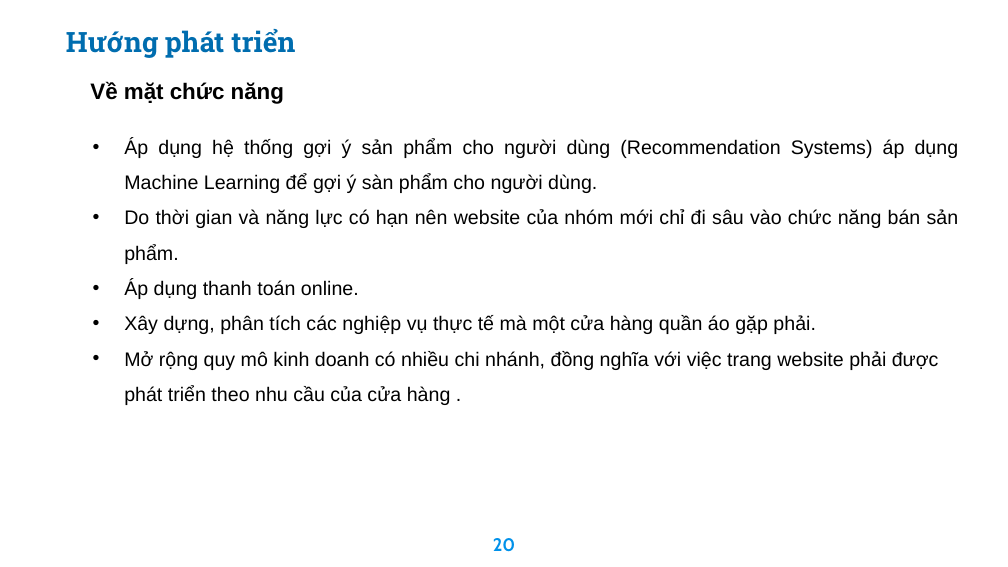
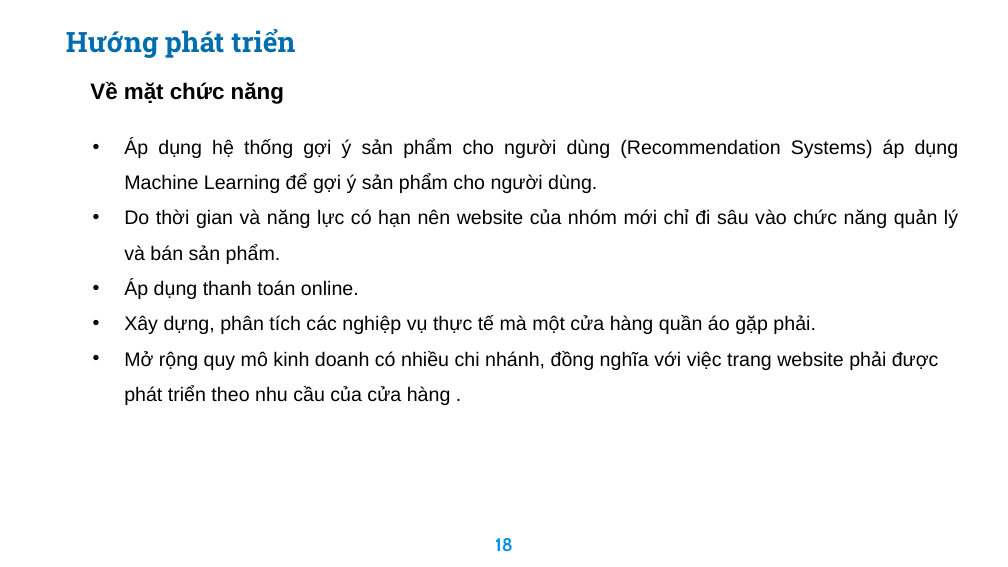
Before and after one commit to haitran2000/Ecommerce-Fashion-Website, a slide deck: slide 18 of Do An Tot Nghiep.pptx (slide 20 before the commit). Drawn at 1008x567 pixels with LibreOffice and Linux fonts; fonts in the diff are those of the drawing; background and template pictures are left out. Boxes give left, top, right and bottom in pixels: in the first picture for what was removed or moved away, otherwise in the second. Text is boxed around its words. In the diff, an @@ line names an element or a change of style, - is before the commit and + after.

```diff
--- a/Do An Tot Nghiep.pptx
+++ b/Do An Tot Nghiep.pptx
@@ text at (124,139,959,264): text changed @@
-• Áp dụng hệ thống gợi ý sản phẩm cho người dùng (Recommendation Systems) áp dụng Machine Learning để gợi ý sàn phẩm cho người dùng.
-• Do thời gian và năng lực có hạn nên website của nhóm mới chỉ đi sâu vào chức năng bán sản phẩm.
+• Áp dụng hệ thống gợi ý sản phẩm cho người dùng (Recommendation Systems) áp dụng Machine Learning để gợi ý sản phẩm cho người dùng.
+• Do thời gian và năng lực có hạn nên website của nhóm mới chỉ đi sâu vào chức năng quản lý và bán sản phẩm.
@@ page number at (495,538,513,552): text changed @@
-20
+18
```
Also in this commit, not shown: 11 other slides changed, 2 slides removed, 19 other files.
